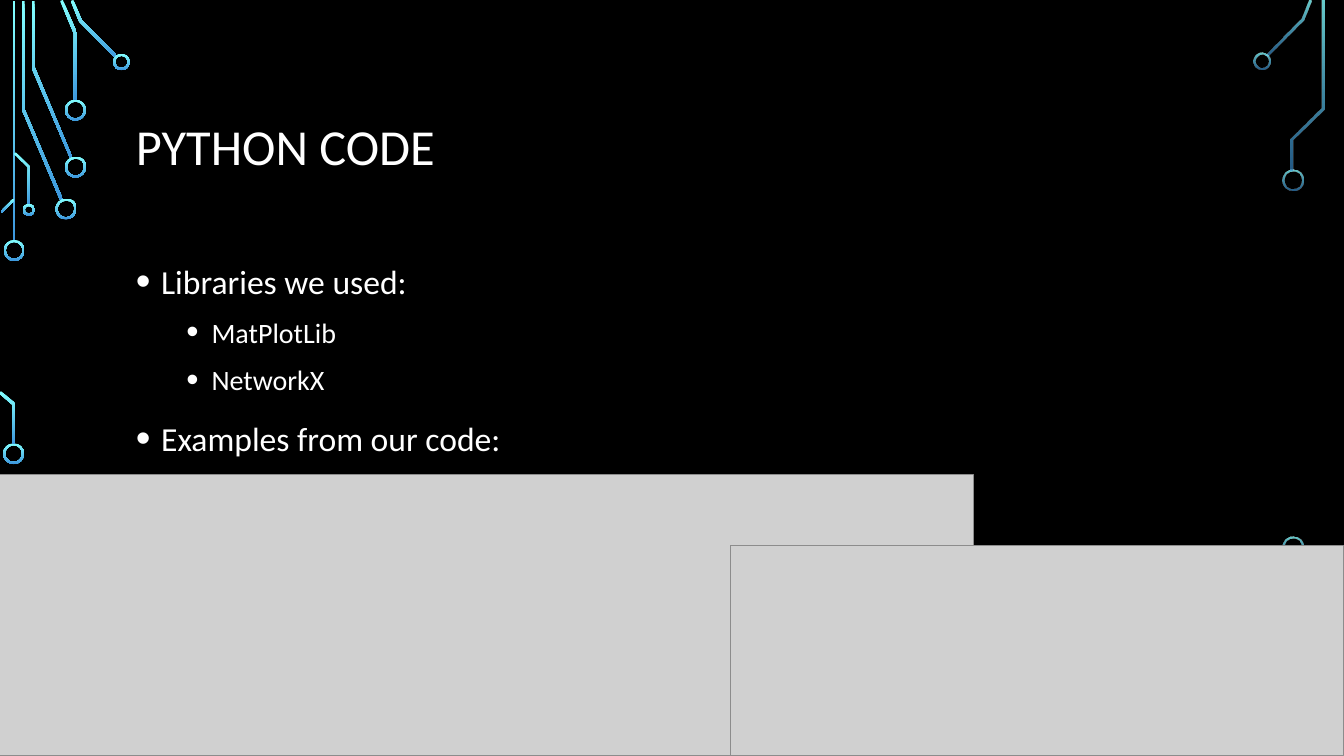
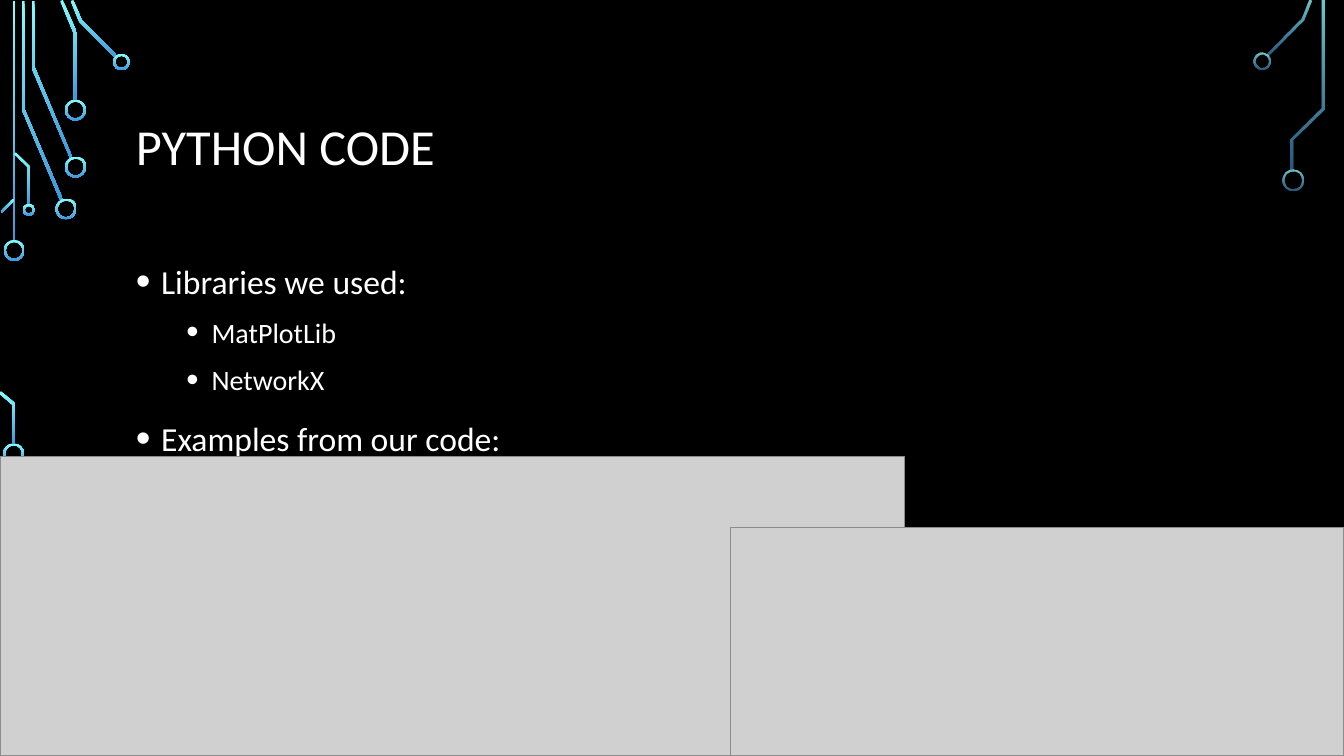
Before and after one commit to saleisha57/Bioinformatics_Final, a slide deck: slide 11 of Aleisha PowerPoint Edit.pptx (slide 10 before the commit). Drawn at 1344x756 pixels with LibreOffice and Linux fonts; fonts in the diff are those of the drawing; grey boxes stand for pictures; background and template pictures are left out. Boxes give left, top, right and bottom in pixels: in the first picture for what was removed or moved away, otherwise in the second. Text is boxed around its words. In the diff, an @@ line names an element or a change of style, - is before the commit and + after.

```diff
--- a/Aleisha PowerPoint Edit.pptx
+++ b/Aleisha PowerPoint Edit.pptx
@@ picture: place and size @@
-picture at bbox=[0, 475, 974, 756]
+picture at bbox=[0, 457, 904, 756]
@@ picture: place and size @@
-picture at bbox=[731, 546, 1344, 756]
+picture at bbox=[731, 527, 1344, 756]
@@ freeform shape removed at bbox=[1284, 536, 1305, 558] @@
```
Also in this commit, not shown: 8 other slides changed, 13 slides added, 4 slides removed, 1 other file.
